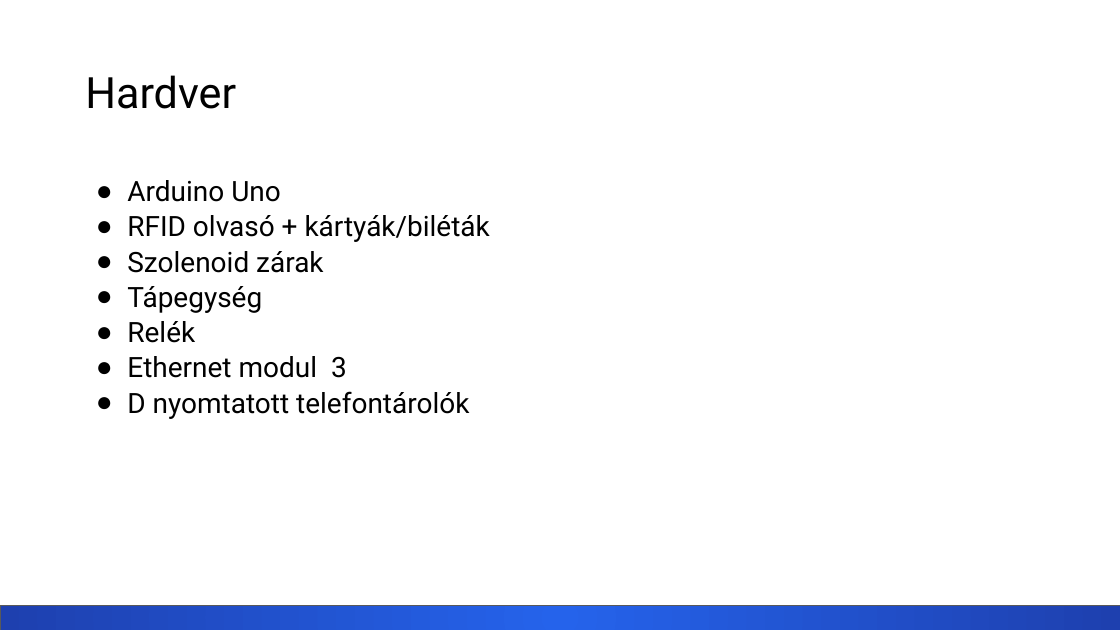
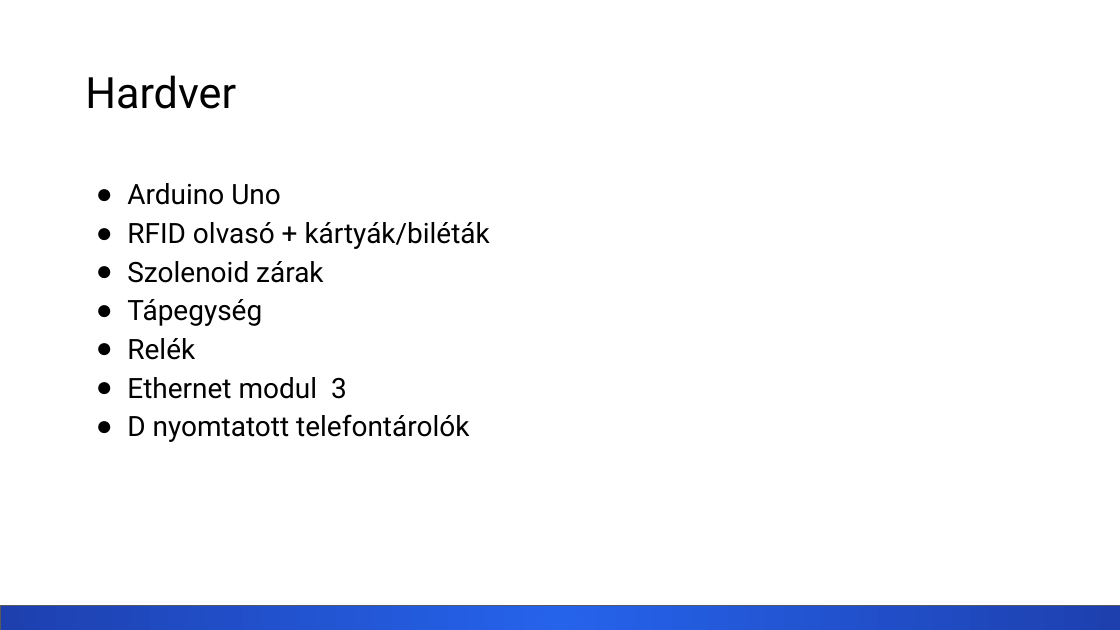
Before and after one commit to nagygabor123/vizsgaremek, a slide deck: slide 12 of Dokumentacio/Eloadas.pptx. Drawn at 1120x630 pixels with LibreOffice and Linux fonts; fonts in the diff are those of the drawing. Boxes give left, top, right and bottom in pixels: in the first picture for what was removed or moved away, otherwise in the second. Text is boxed around its words. In the diff, an @@ line names an element or a change of style, - is before the commit and + after.

```diff
--- a/Dokumentacio/Eloadas.pptx
+++ b/Dokumentacio/Eloadas.pptx
@@ text "Arduino Uno" at <box>127,183,490,442</box>: line spacing 1.05 to 1.15 @@
```
Also in this commit, not shown: 3 other slides changed, 1 other file.
